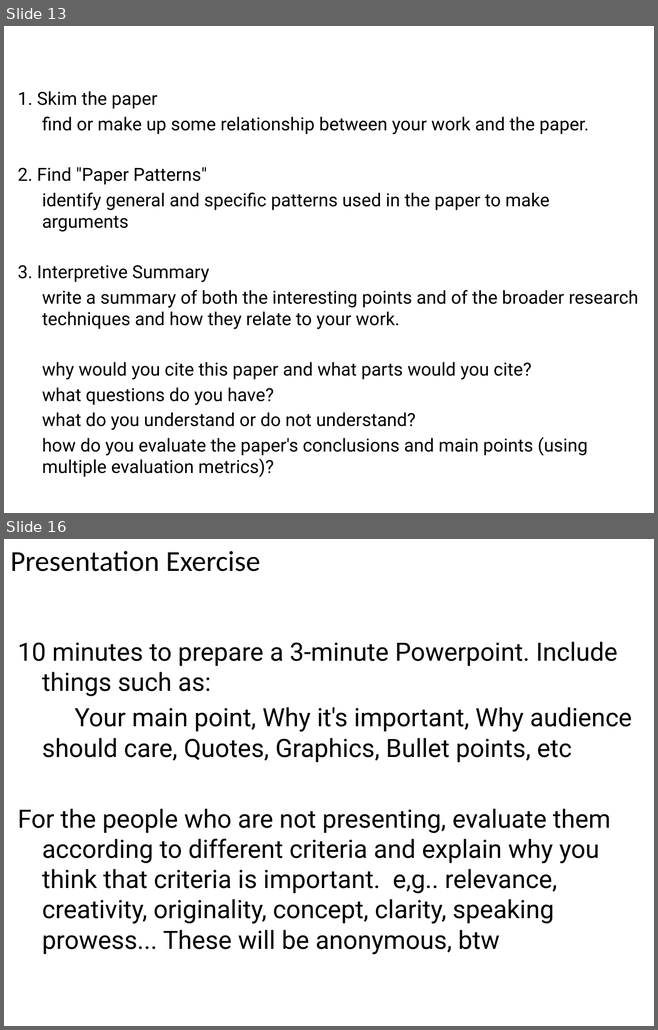
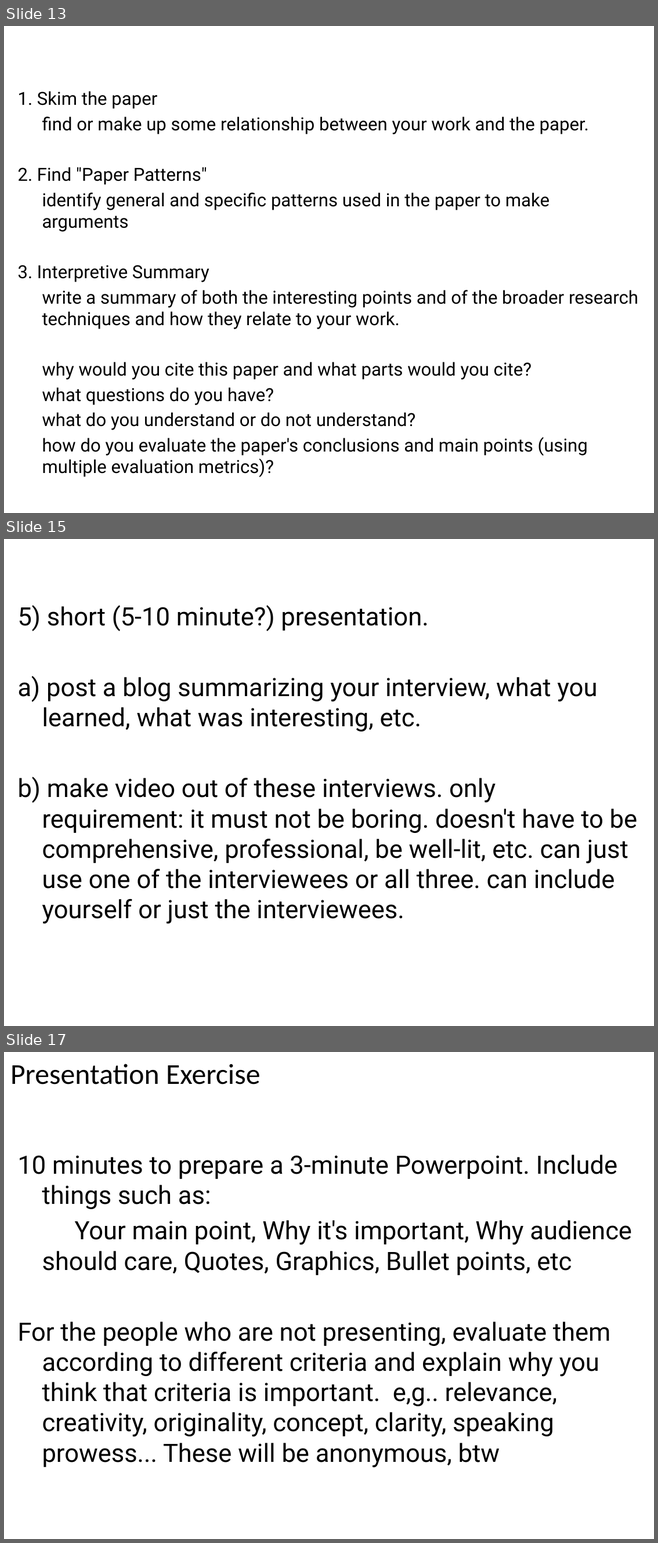
Before and after one commit to angusforbes/mat200c, a slide deck: slides/week2_day2.pptx. Shown one above the other, each under a label of ours: slides 13 and 16 before the commit, slides 13, 15 and 17 after it; the slides between them are not shown. The pictures are 658x1030 and 658x1543 pixels, drawn with LibreOffice and Linux fonts; fonts in the diff are those of the drawing. Boxes give left, top, right and bottom in pixels: in the first picture for what was removed or moved away, otherwise in the second. Text is boxed around its words. In the diff, an @@ line names an element or a change of style, - is before the commit and + after.

```diff
--- a/slides/week2_day2.pptx
+++ b/slides/week2_day2.pptx
@@ slide 15 added at box(4, 539, 654, 1026), background #FFFFFF @@
@@ text added at box(18, 605, 637, 924), 28 pt, text #000000 @@
+5) short (5-10 minute?) presentation.
+a) post a blog summarizing your interview, what you learned, what was interesting, etc.
+b) make video out of these interviews. only requirement: it must not be boring. doesn't have to be comprehensive, professional, be well-lit, etc. can just use one of the interviewees or all three. can include yourself or just the interviewees.
@@ what was slide 16 is now slide 17 @@
```
Also in this commit, not shown: 3 slides changed, 1 other file.
